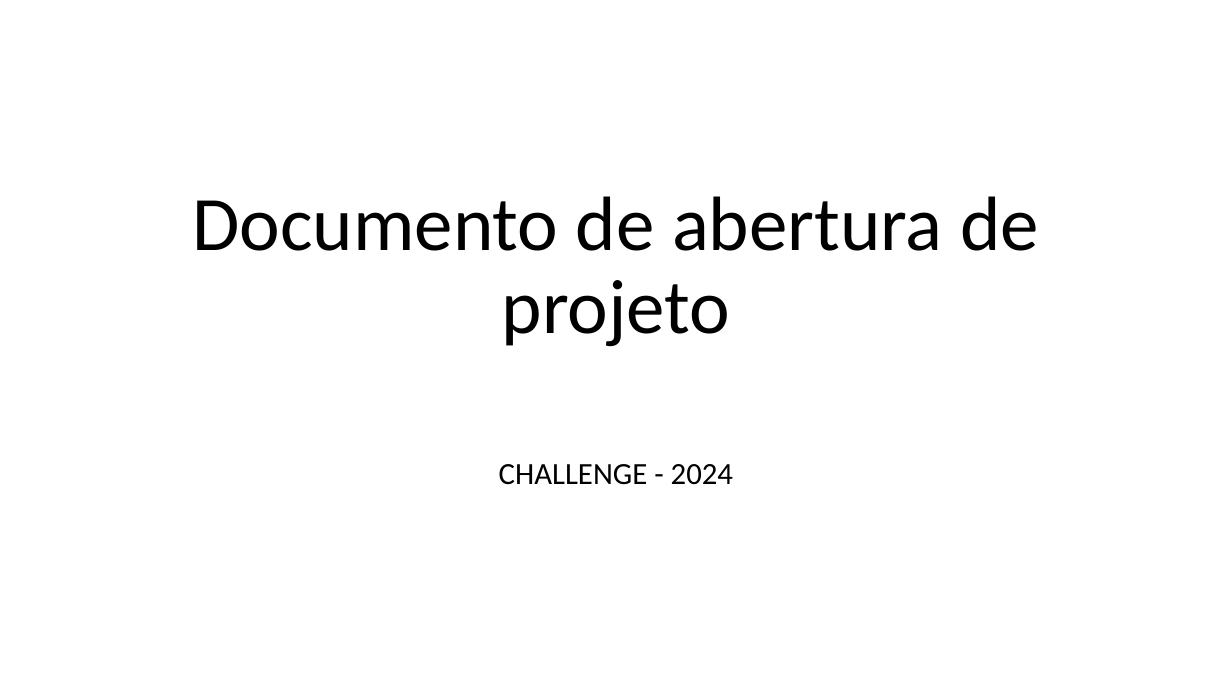
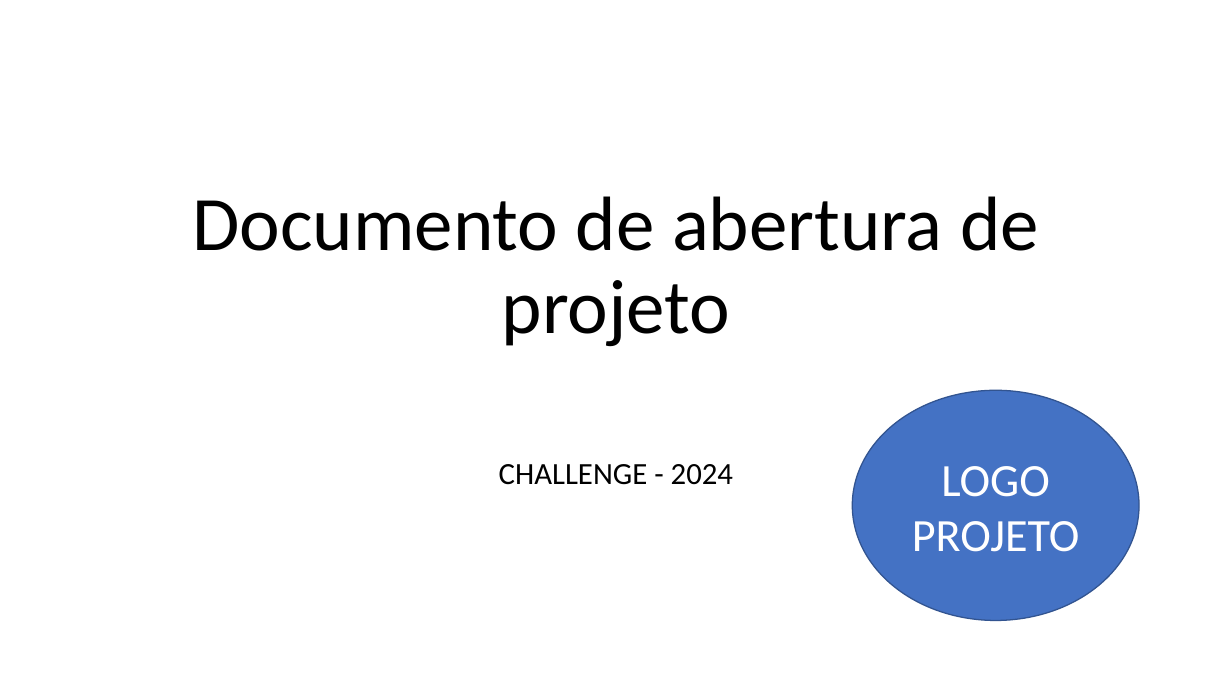
Before and after one commit to RenatoJardimParducci/3SIPF-ExemploGIT-2024, a slide deck: slide 1 of PastaDocumentos/KickoffChallange.pptx. Drawn at 1232x693 pixels with LibreOffice and Linux fonts; fonts in the diff are those of the drawing. Boxes give left, top, right and bottom in pixels: in the first picture for what was removed or moved away, otherwise in the second. Text is boxed around its words. In the diff, an @@ line names an element or a change of style, - is before the commit and + after.

Commit message:
2a versão do doc kickoff com LOGO AZUL

```diff
--- a/PastaDocumentos/KickoffChallange.pptx
+++ b/PastaDocumentos/KickoffChallange.pptx
@@ ellipse added at [852,390,1139,620], fill #4472C4, outline #325491 1 pt, 36 pt, text #FFFFFF @@
+LOGO
+PROJETO
```
